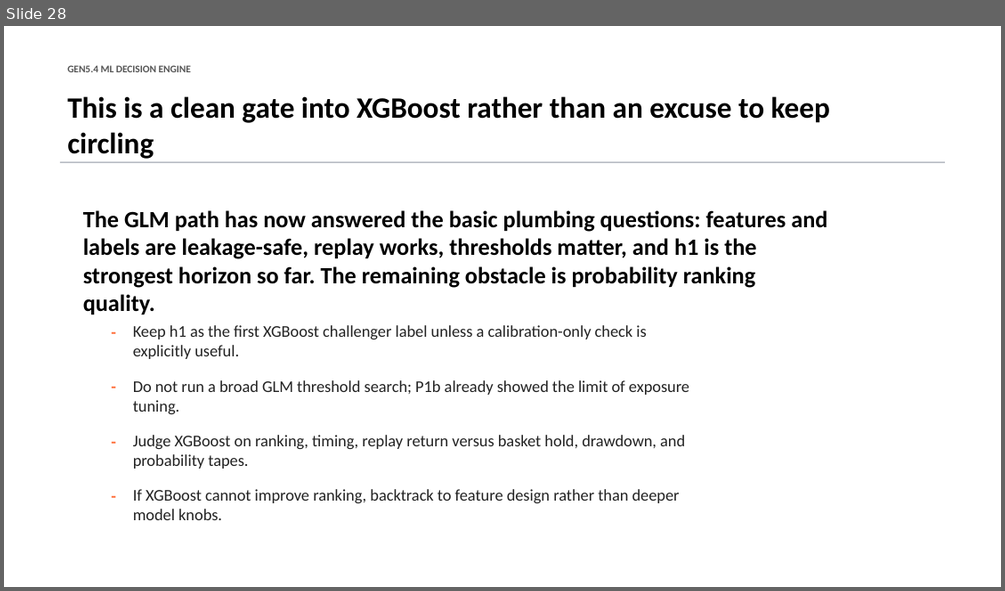
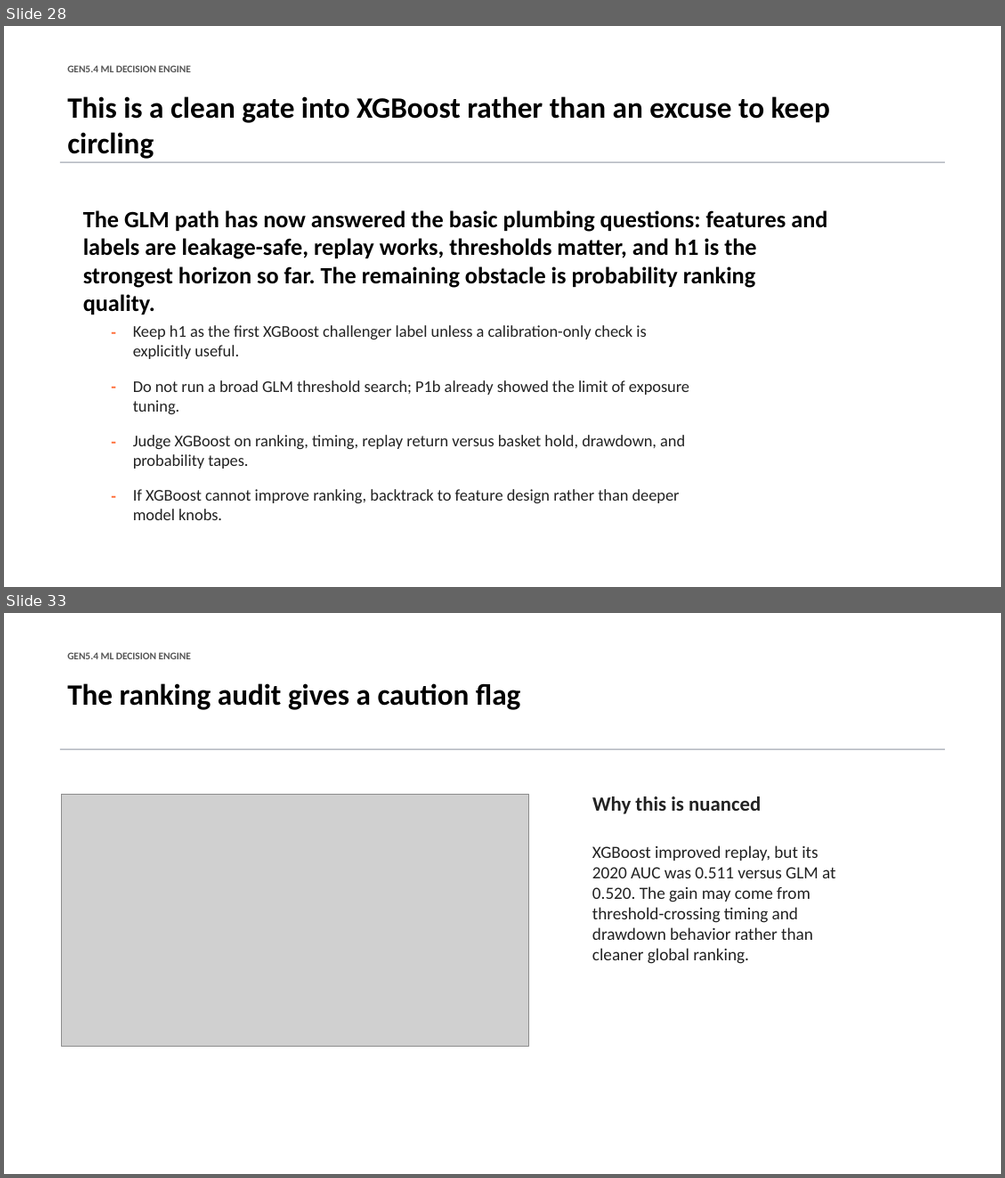
Before and after one commit to Francisc0Franc0/Time-Series-Modeling-Gen5, a slide deck: presentations/gen5_4_ml_decision_engine_incremental_build.pptx. Shown one above the other, each under a label of ours: slide 28 before the commit, slides 28 and 33 after it; the slides between them are not shown. The pictures are 1005x591 and 1005x1178 pixels, drawn with LibreOffice and Linux fonts; fonts in the diff are those of the drawing; grey boxes stand for pictures. Boxes give left, top, right and bottom in pixels: in the first picture for what was removed or moved away, otherwise in the second. Text is boxed around its words. In the diff, an @@ line names an element or a change of style, - is before the commit and + after.

Commit message:
Add Gen5.4 XGBoost challenger

```diff
--- a/presentations/gen5_4_ml_decision_engine_incremental_build.pptx
+++ b/presentations/gen5_4_ml_decision_engine_incremental_build.pptx
@@ slide 33 added at <box>4,613,1001,1174</box>, background #FFFFFF @@
@@ text added at <box>67,652,191,659</box>, 9.8 pt, text #555555, bold @@
+GEN5.4 ML DECISION ENGINE
@@ text added at <box>67,683,520,710</box>, 28.5 pt, text #000000, bold @@
+The ranking audit gives a caution flag
@@ rectangle added at <box>60,748,945,750</box>, fill #B8BCC4 @@
@@ picture added at <box>62,794,529,1046</box> @@
@@ text added at <box>592,796,760,814</box>, 19.5 pt, text #222222, bold @@
+Why this is nuanced
@@ text added at <box>592,845,835,964</box>, 16.5 pt, text #222222 @@
+XGBoost improved replay, but its 2020 AUC was 0.511 versus GLM at 0.520. The gain may come from threshold-crossing timing and drawdown behavior rather than cleaner global ranking.
```
Also in this commit, not shown: 7 other slides added, 5 other files.
